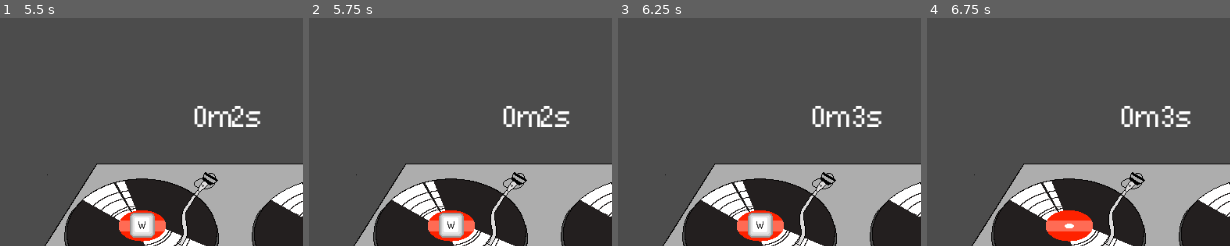
Above: before the commit, frames 1-4 (left to right).
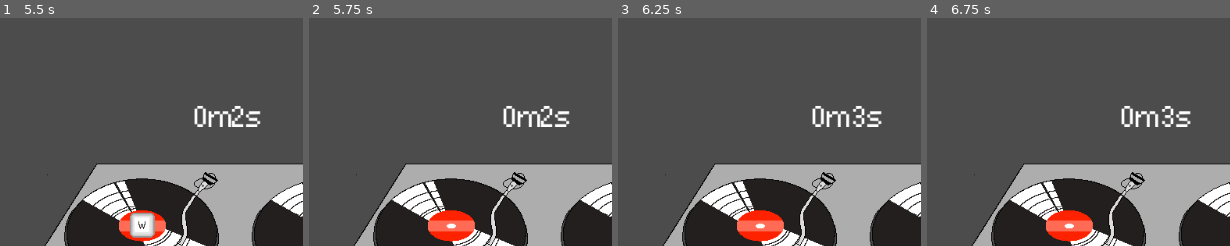
Above: after the commit, the same moments.

Repository: Sandvich/StrawberryJam3
Game: Godot game, scene res://game.tscn
Same seed, same stepped clock (60 frames per second), same inputs: the game is played once before the commit and once after it.
Inputs:
- Up to frame 1 (5.5 s): tap Enter at 0.5, 2, 3.5 s; hold D (left_deck_right) 0.53-1.28 s; tap Space at 1.25, 2.75, 4.25 s; hold S (left_deck_down) 1.28-2.03 s; hold D (left_deck_right) 2.03-2.78 s; hold W (left_deck_up) 2.78-3.53 s; hold S (left_deck_down) from 3.53 s (still down)
- Up to frame 2 (5.75 s): keep holding S (left_deck_down)
- Up to frame 3 (6.25 s): release S (left_deck_down) at 5.78 s; hold D (left_deck_right) from 5.78 s (still down)
- Up to frame 4 (6.75 s): release D (left_deck_right) at 6.53 s; hold W (left_deck_up) from 6.53 s (still down)
The pictures show only the part of the screen within x 0-50%, y 30-79%; the shares and areas given below are measured in that part.

Frame 1 is identical in both runs. In frame 2, 0.9% of the frame differs, in the area x 42-52%, y 85-97%; in frame 3, 0.9%; in frame 4, nothing differs.

Commit message:
Timeout for a prompt is now given as a number of beats in the level json.

Diff:
--- a/src/code/Conductor.gd
+++ b/src/code/Conductor.gd
@@ -32,7 +32,8 @@
 	time_decimal[1] = floor(fmod(time, 60))
 	label.set_text(time_string % time_decimal)
 	while leveldata.size() > 0 and current_beat >= leveldata[0][0]:
-		spawner.prompt(leveldata[0][1])
+		var timeout_beat = leveldata[0][2]*60/bpm
+		spawner.prompt(leveldata[0][1], timeout_beat)
 		leveldata.pop_front()
 
 func start():
--- a/src/code/Deck.gd
+++ b/src/code/Deck.gd
@@ -33,9 +33,9 @@
 				"right_deck_left", "right_deck_right", "right_deck_up", "right_deck_down"]
 	promptClass = load("res://code/Prompt.gd")
 
-func prompt(key):
+func prompt(key, timeout):
 	if key in valid_keys:
 		print("Spawn %s" % key)
-		add_child(promptClass.new(key, anim_file))
+		add_child(promptClass.new(key, anim_file, timeout))
 	else:
 		print("%s is not a valid prompt!" % key)
--- a/src/code/Prompt.gd
+++ b/src/code/Prompt.gd
@@ -3,6 +3,7 @@
 var timer
 var key
 var file
+var time
 
 func _input(event):
 	if event.is_action_pressed(key):
@@ -13,10 +14,11 @@
 	get_node("../../Conductor").change_score(-5)
 	queue_free()
 
-func _init(keypress, animation_file):
+func _init(keypress, animation_file, timeout):
 	._init()
 	key = keypress
 	file = animation_file
+	time = timeout
 
 func _ready():
 	set("frames", file)
@@ -27,6 +29,6 @@
 		translate(Vector2(115, -30))
 	var timeout = Timer.new()
 	add_child(timeout)
-	timeout.wait_time = 2
+	timeout.wait_time = time
 	timeout.start()
 	timeout.connect("timeout", self, "missed")
--- a/src/levels.json
+++ b/src/levels.json
@@ -1,14 +1,14 @@
 {
 	"easy":{
 		"level":[
-			[4, "left_deck_up"],
-			[12, "left_deck_down"],
-			[20, "left_deck_left"],
-			[28, "left_deck_right"],
-			[36, "right_deck_up"],
-			[44, "right_deck_down"],
-			[52, "right_deck_left"],
-			[60, "right_deck_right"]
+			[4, "left_deck_up", 4],
+			[12, "left_deck_down", 4],
+			[20, "left_deck_left", 4],
+			[28, "left_deck_right", 4],
+			[36, "right_deck_up", 4],
+			[44, "right_deck_down", 4],
+			[52, "right_deck_left", 4],
+			[60, "right_deck_right", 4]
 		],
 		"bpm":188
 	}
